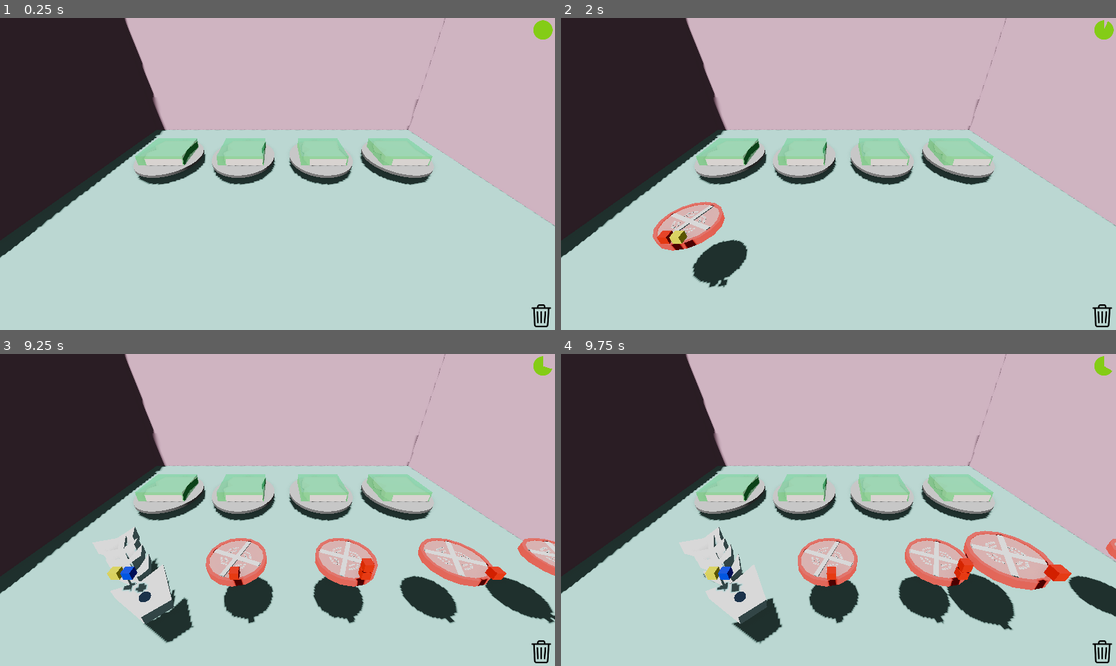
Above: before the commit, frames 1-4 (two rows, left to right).
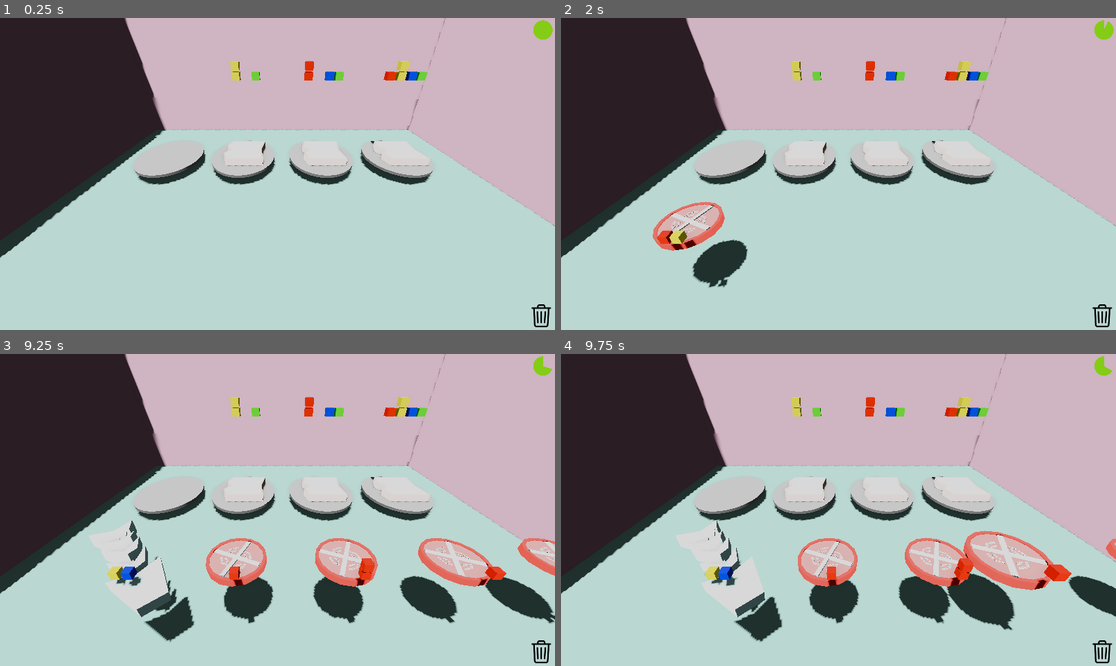
Above: after the commit, the same moments.

Repository: gabrield67/Sandwich-Shop
Game: Godot game, scene res://scenes/game.tscn
Same seed, same stepped clock (60 frames per second), same inputs: the game is played once before the commit and once after it.
Inputs (mouse positions are in pixels of both pictures, inside the frame that each line leads up to):
- Up to frame 1 (0.25 s): no input
- Up to frame 2 (2 s): tap Enter at 0.5 s; move the mouse to (960, 158) at 0.52 s; click (960, 158) at 0.67 s; tap Space at 1.25 s; move the mouse to (727, 189) at 1.27 s; click (727, 189) at 1.42 s
- Up to frame 3 (9.25 s): move the mouse to (333, 441) at 2.02 s; click (333, 441) at 2.17 s; move the mouse to (249, 572) at 2.77 s; click (249, 572) at 2.92 s; move the mouse to (444, 556) at 3.52 s; click (444, 556) at 3.67 s; move the mouse to (111, 463) at 4.27 s; click (111, 463) at 4.42 s; move the mouse to (305, 510) at 5.02 s; click (305, 510) at 5.17 s; move the mouse to (194, 432) at 5.77 s; click (194, 432) at 5.92 s; move the mouse to (399, 494) at 6.52 s; click (399, 494) at 6.67 s; move the mouse to (166, 525) at 7.27 s; click (166, 525) at 7.42 s; move the mouse to (333, 441) at 8.02 s; click (333, 441) at 8.17 s; move the mouse to (249, 572) at 8.77 s; click (249, 572) at 8.92 s
- Up to frame 4 (9.75 s): move the mouse to (1005, 556) at 9.52 s; click (1005, 556) at 9.67 s

The runs differ from the first frame. In frame 1, 3.1% of the frame differs, in the area x 24-78%, y 13-48%; in frame 2, 3.1%; in frame 3, 4.6%, in the area x 15-78%, y 13-93%; in frame 4, 4.5%.
Error before the commit: Parse Error: Expected indented block after function declaration. (res://scenes/Ingredients/bread.gd:113)

Commit message:
Added Upgrade Detection
Added functionality to stop things during upgrade picking and some untested ability to click an empty plate to add bread

Diff:
--- a/models/fishBonesMesh.tscn
+++ b/models/fishBonesMesh.tscn
@@ -13,28 +13,28 @@
 [node name="fishBones" unique_id=978523315 instance=ExtResource("1_iwl0q")]
 transform = Transform3D(0.63639605, 0, 0.63639605, 0, 0.9, 0, -0.63639605, 0, 0.63639605, 0, 0, 0)
 
-[node name="Cube" parent="." index="0" unique_id=679532409]
-transform = Transform3D(-4.371139e-08, -1, 0, 0.9659258, -4.222196e-08, -0.25881904, 0.25881904, -1.131334e-08, 0.9659258, 0, -0.53694236, 2.1376574)
+[node name="Cube" parent="." index="0" unique_id=535075048]
+transform = Transform3D(-4.4703484e-08, -0.9999998, 0, 0.9659258, -4.222196e-08, -0.25881904, 0.25881904, 0, 0.96592563, 0, -0.07003149, 2.1376572)
 material_override = ExtResource("2_q585f")
 
-[node name="Cube_001" parent="." index="1" unique_id=1248033416]
-transform = Transform3D(-4.371139e-08, -1, 0, 0.9650165, -4.218221e-08, 0.26218918, -0.26218918, 1.1460653e-08, 0.9650165, 0, -0.2671969, -2.2662885)
+[node name="Cube_001" parent="." index="1" unique_id=473465004]
+transform = Transform3D(-4.4703484e-08, -0.9999998, 0, 0.9650166, -4.218221e-08, 0.26218918, -0.26218915, 0, 0.9650165, 0, 0.19971398, -2.266288)
 material_override = ExtResource("2_q585f")
 
-[node name="Cube_002" parent="." index="2" unique_id=390694942]
-transform = Transform3D(-4.371139e-08, -1, 0, 0.9879787, -4.318592e-08, -0.15459, 0.15459, -6.757343e-09, 0.9879787, 0, -0.09948616, 0.3336916)
+[node name="Cube_002" parent="." index="2" unique_id=1528128726]
+transform = Transform3D(-5.2154064e-08, -0.9999998, 0, 0.9879787, -4.318592e-08, -0.15459, 0.15458998, 0, 0.9879785, 0, 0.36742476, 0.33369154)
 material_override = ExtResource("2_q585f")
 
-[node name="Cube_003" parent="." index="3" unique_id=754198302]
-transform = Transform3D(-4.371139e-08, -1, 0, 1, -4.371139e-08, 0, 0, 0, 1, 0, 0, -0.4851637)
+[node name="Cube_003" parent="." index="3" unique_id=1265772491]
+transform = Transform3D(-4.3711385e-08, -0.9999998, 0, 1, -4.3711392e-08, 0, 0, 0, 0.9999998, 0, 0.4669109, -0.48516363)
 material_override = ExtResource("2_q585f")
 
-[node name="Cube_004" parent="." index="4" unique_id=1355058751]
-transform = Transform3D(-4.371139e-08, -1, 0, 0.95966, -4.194807e-08, 0.28116313, -0.28116313, 1.229003e-08, 0.95966, 0, -0.032438993, -1.2659214)
+[node name="Cube_004" parent="." index="4" unique_id=346951691]
+transform = Transform3D(-4.4703484e-08, -0.9999998, 0, 0.95966, -4.1948073e-08, 0.28116313, -0.2811631, 0, 0.95966, 0, 0.4344719, -1.2659211)
 material_override = ExtResource("2_q585f")
 
-[node name="Cube_005" parent="." index="5" unique_id=1413507430]
-transform = Transform3D(-5.429716e-09, -0.124217436, 0, 0.12187519, -5.327334e-09, -0.024008473, 0.02400847, -1.0494436e-09, 0.121875204, -0.17688401, -0.27132374, 1.3328159)
+[node name="Cube_005" parent="." index="5" unique_id=1472125329]
+transform = Transform3D(-6.519258e-09, -0.12421742, 0, 0.1218752, -5.3273355e-09, -0.024008475, 0.024008468, 0, 0.121875204, -0.0049835443, -0.11886776, 1.0642117)
 material_override = ExtResource("2_q585f")
 
 [node name="MeshInstance3D" type="MeshInstance3D" parent="." index="6" unique_id=1752478591]
--- a/scenes/Ingredients/Bread.tscn
+++ b/scenes/Ingredients/Bread.tscn
@@ -21,7 +21,6 @@
 
 [node name="Bread" type="Area3D" unique_id=1187585206]
 script = ExtResource("1_kf4f7")
-ingredients = null
 
 [node name="CollisionShape3D" type="CollisionShape3D" parent="." unique_id=584160643]
 transform = Transform3D(1, 0, 0, 0, 1, 0, 0, 0, 1, 0, 4.940264, 0)
--- a/scenes/Ingredients/bread.gd
+++ b/scenes/Ingredients/bread.gd
@@ -1,4 +1,4 @@
-
+class_name Bread
 extends Area3D
 
 var bread_scene = preload("res://scenes/Ingredients/Bread.tscn")
@@ -45,22 +45,24 @@
 
 
 func on_entered(body: Node3D) -> void:
-	if body is Ingredient:
-		#print (body.name)
-		if(body):
-			body.bread = self;
-			$MeshInstance3D.visible = true
-			$Plate.set_surface_override_material(0, on_material)
-			scale = original_size*1.2
+	if is_active:
+		if body is Ingredient:
+			#print (body.name)
+			if(body):
+				body.bread = self;
+				$MeshInstance3D.visible = true
+				$Plate.set_surface_override_material(0, on_material)
+				scale = original_size*1.2
 
 
 func on_exited(body: Node3D) -> void:
-	if body is Ingredient:
-		#print (body.name)
-		if body:
-			if body.bread == self:
-				body.bread = null
-			self.material_off()
+	if is_active:
+		if body is Ingredient:
+			#print (body.name)
+			if body:
+				if body.bread == self:
+					body.bread = null
+				self.material_off()
 
 func material_off() -> void:
 	$Plate.set_surface_override_material(0, off_material)
@@ -104,10 +106,18 @@
 func update_positions():
 	var i = 0
 	for a in ingredients:
-		a.position = self.position + Vector3(0,1,0) + Vector3(0,.35,-.25		)*i
+		a.position = self.position + Vector3(0,2.25,-2.5) + Vector3(0,.35,-.25		)*i
 		i = i+1
 
+
 func make_active() -> void:
+	is_active  = true
+	$TargetFlavorProfile.visible = true
+	$bread.visible = true
 	pass
 
 func make_inactive() -> void:
+	is_active = false
+	$bread.visible = false
+	$TargetFlavorProfile.visible = false
+	pass
--- a/scenes/Ingredients/ingredient.gd
+++ b/scenes/Ingredients/ingredient.gd
@@ -22,6 +22,8 @@
 var meshes = [tomatoMesh , lettuceMesh,fishMesh, breadMesh]
 var spawnedMesh
 var type_index = 0
+
+var spawner
 
 # Called when the node enters the scene tree for the first time.
 func _ready() -> void:
@@ -49,11 +51,12 @@
 # Called every frame. 'delta' is the elapsed time since the previous frame.
 func _process(delta: float) -> void:
 	if move_on_start:
-		position = position + (move_direction*move_speed*delta)
-		time_to_despawn = time_to_despawn-delta
-		if time_to_despawn <= 0:
-			queue_free()
-			GlobalEvents.ingredients_wasted.emit()
+		if not spawner.upgradeTime:
+			position = position + (move_direction*move_speed*delta)
+			time_to_despawn = time_to_despawn-delta
+			if time_to_despawn <= 0:
+				queue_free()
+				GlobalEvents.ingredients_wasted.emit()
 	pass
 
 func on_grab():
--- a/scenes/Ingredients/ingredient_spawner.gd
+++ b/scenes/Ingredients/ingredient_spawner.gd
@@ -4,6 +4,7 @@
 var timer = 0
 var moving_ingredients = true
 var despawn_count: int = 0
+var upgradeTime = false
 
 # Called when the node enters the scene tree for the first time.
 func _ready() -> void:
@@ -16,14 +17,17 @@
 	if timer >= spawn_wait_time:
 		#print("here")
 		timer = 0
-		var ingredient = ingredient_scene.instantiate()
-		#print(position)
-
-		get_parent().add_child(ingredient)
-		ingredient.position = position
-		ingredient.move_on_start = moving_ingredients
-		ingredient.despawn = true
-		#randomize()
-		#var my_random_int = randi_range(1, 4)
-		#ingredient.add_flavor(my_random_int)
+		if upgradeTime:
+			pass
+		else:
+			var ingredient = ingredient_scene.instantiate()
+			#print(position)
+			ingredient.spawner = self
+			get_parent().add_child(ingredient)
+			ingredient.position = position
+			ingredient.move_on_start = moving_ingredients
+			ingredient.despawn = true
+			#randomize()
+			#var my_random_int = randi_range(1, 4)
+			#ingredient.add_flavor(my_random_int)
 	pass
--- a/scenes/UI/hud.gd
+++ b/scenes/UI/hud.gd
@@ -10,6 +10,9 @@
 @export var maxWaste: int = 10
 
 var wasteCount: int = 0
+
+var goodSandwichCount: int = 0
+var badSandwichCount: int = 0
 
 # Called when the node enters the scene tree for the first time.
 func _ready() -> void:
@@ -31,7 +34,7 @@
 	radialProgress.value = timer.time_left
 
 	#update Wasted Items
-	GlobalEvents.ingredients_wasted.connect(_on_ingredients_wasted)
+	#GlobalEvents.ingredients_wasted.connect(_on_ingredients_wasted)
 
 # Update Trash Progress Bar every time there's a wasted ingredient
 func _on_ingredients_wasted():
@@ -39,3 +42,11 @@
 	waste.value = wasteCount
 	if wasteCount > maxWaste:
 		GlobalEvents.max_ingredients_wasted.emit()
+
+func addGoodSandwich() -> void:
+	goodSandwichCount = goodSandwichCount + 1
+	get_parent().startUpgradeTime()
+
+func addBadSandwich() -> void:
+	badSandwichCount = badSandwichCount + 1
+	get_parent().startUpgradeTime()
--- a/scenes/drag_and_drop_controller.gd
+++ b/scenes/drag_and_drop_controller.gd
@@ -18,6 +18,8 @@
 var prev_grabbed_object = null
 var grab_position = Vector2()
 var firstPress = true
+
+var upgradeTime = false
 
 
 # Called when the node enters the scene tree for the first time.
@@ -48,6 +50,8 @@
 	if event is InputEventMouseButton:
 		if event.button_index == 1 and event.is_pressed():
 			if firstPress:
+				#get_mouse_world_pos also gets the grabbed object if its an ingredient
+				#In upgrade time it handles the upgrade on click
 				get_mouse_world_pos(mouse, true)
 				if grabbed_object:
 					grabbed_object.on_grab()
@@ -80,6 +84,8 @@
 	var params = PhysicsRayQueryParameters3D.new()
 	params.from = start
 	params.to = end
+	if upgradeTime:
+		params.collide_with_areas = true
 
 	var result = space.intersect_ray(params)
 
@@ -87,25 +93,42 @@
 
 		#print(result.collider.get_class())
 		#print("here0")
-		if result.collider is Ingredient:
-			#print("here1")
-			if try_grab:
-				grabbed_object = result.collider
-				grabbed_object.isHeld = true
-				#print("here2")
-				cardHeight = 0
+		if upgradeTime and false:
+			print('upgrade time')
+			print(result.collider.get_class())
+			if result.collider is Upgrade_Manager:
+				print('upgrade manager')
+			if result.collider is Ingredient:
+				print('ingredient')
+			if hover_object:
+					hover_object.isHovered = false
+					hover_object.on_stop_hover()
+			if result.collider is Bread:
+				print('bread')
+				if try_grab:
+					if not result.collider.is_active:
+						result.collider.make_active()
+						stopUpgradeTime()
+		else:
+			if result.collider is Ingredient:
+				print("here1")
+				if try_grab:
+					grabbed_object = result.collider
+					grabbed_object.isHeld = true
+					#print("here2")
+					cardHeight = 0
+				else:
+					if hover_object:
+						if hover_object != result.collider:
+							hover_object.isHovered = false
+							hover_object.on_stop_hover()
+					hover_object = result.collider;
+					hover_object.isHovered = true
+					hover_object.on_hover()
 			else:
 				if hover_object:
-					if hover_object != result.collider:
-						hover_object.isHovered = false
-						hover_object.on_stop_hover()
-				hover_object = result.collider;
-				hover_object.isHovered = true
-				hover_object.on_hover()
-		else:
-			if hover_object:
-				hover_object.isHovered = false
-				hover_object.on_stop_hover()
+					hover_object.isHovered = false
+					hover_object.on_stop_hover()
 	else:
 		if hover_object:
 			hover_object.isHovered = false
@@ -126,8 +149,19 @@
 
 func good_sandwich_event():
 	play_win_sound()
+	$HUD.addGoodSandwich()
 	pass
 
 func bad_sandwich_event():
 	play_lose_sound()
+	$HUD.addBadSandwich()
 	pass
+
+func startUpgradeTime():
+	upgradeTime = true
+	$IngredientSpawner.upgradeTime = true
+	pass
+
+func stopUpgradeTime():
+	upgradeTime = false
+	$IngredientSpawner.upgradeTime = false
--- a/scenes/upgrade_manager.gd
+++ b/scenes/upgrade_manager.gd
@@ -1,8 +1,10 @@
+class_name Upgrade_Manager
 extends Node3D
 
 
 # Called when the node enters the scene tree for the first time.
 func _ready() -> void:
+	$Bread4.make_inactive()
 	pass # Replace with function body.
 
 
--- a/scenes/upgrade_manager.tscn
+++ b/scenes/upgrade_manager.tscn
@@ -8,12 +8,16 @@
 
 [node name="Bread" parent="." unique_id=1187585206 instance=ExtResource("2_076jq")]
 transform = Transform3D(1, 0, 0, 0, 1, 0, 0, 0, 1, -2.7874794, 0, 0)
+ingredients = []
 
 [node name="Bread2" parent="." unique_id=673511391 instance=ExtResource("2_076jq")]
 transform = Transform3D(1, 0, 0, 0, 1, 0, 0, 0, 1, 2.6648092, 0, 0)
+ingredients = []
 
 [node name="Bread3" parent="." unique_id=1372513161 instance=ExtResource("2_076jq")]
 transform = Transform3D(1, 0, 0, 0, 1, 0, 0, 0, 1, 8.02864, 0, 0)
+ingredients = []
 
 [node name="Bread4" parent="." unique_id=238430442 instance=ExtResource("2_076jq")]
 transform = Transform3D(1, 0, 0, 0, 1, 0, 0, 0, 1, -7.9935837, 0, 0)
+ingredients = []
Not shown: 1 places in scenes/upgrade_manager.tscn that only renumber resources
